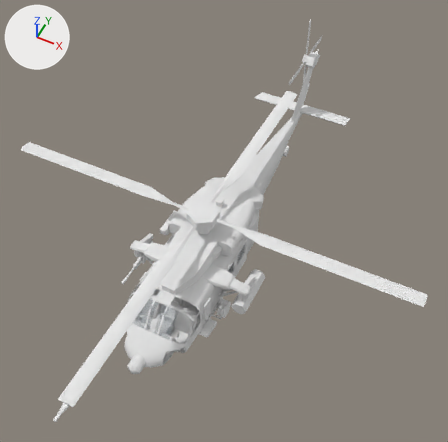
Two versions of the glTF model src/main/resources/combinedassault_packs/combinedassault/assets/combinedassault/models/aircraft/mh60l/mh60l.glb, one commit apart.
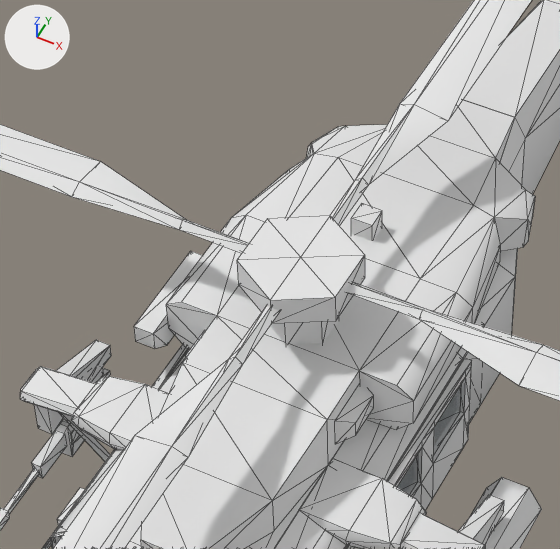
There are two pictures of each version: one whole from a 50 mm lens placed at (7.45, -11.15, 20.44), pointed at (0.14, 3.47, 2.15), one close up on the part from 28% to 60% of the width and 33% to 65% of the height. The lights are fixed; the arrows at upper left show +X, +Y and +Z. The last two pictures show the newer version. The close-ups show mesh edges as thin lines. Objects named as collision shapes, trigger or cutter boxes, shadow casters or lower levels of detail are left out. Where no turn or scale is listed for an object, it has been applied to the vertices.

Names of what the first close-up shows: 'body', 'cabin_door_l', 'rotor' and 2 more.
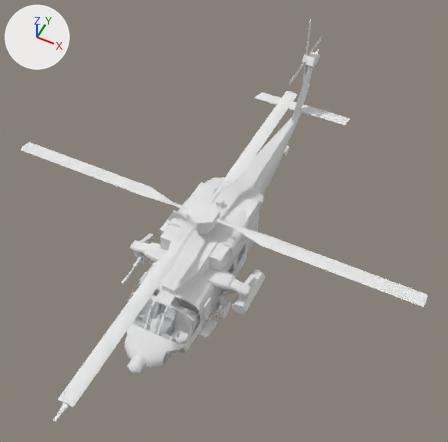
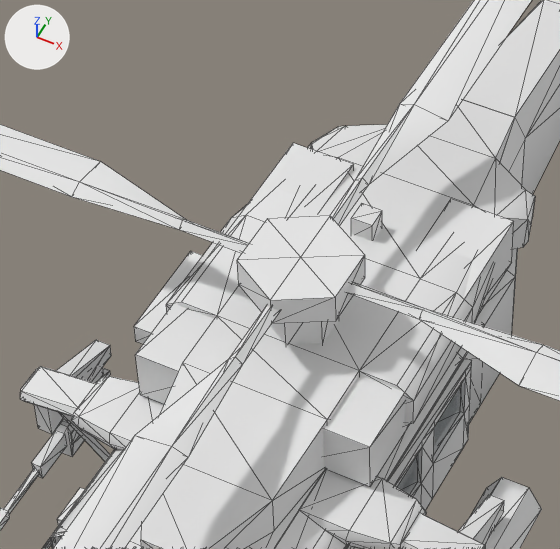
The change, as a diff of the scene's bpy script:
```diff
--- a/src/main/resources/combinedassault_packs/combinedassault/assets/combinedassault/models/aircraft/mh60l/mh60l.glb.py
+++ b/src/main/resources/combinedassault_packs/combinedassault/assets/combinedassault/models/aircraft/mh60l/mh60l.glb.py
@@ me_hit_engine_2 @@
+me_hit_engine_2.from_pydata(...)  # a box spanning x -1.25..-0.55, y 1.0..4.2, z 2.45..3.05
@@ me_hit_engine_1 @@
+me_hit_engine_1.from_pydata(...)  # a box spanning x 0.55..1.25, y 1.0..4.2, z 2.45..3.05
@@ ob_hit_engine_2 @@
+ob_hit_engine_2 = bpy.data.objects.new('hit_engine_2', me_hit_engine_2)
+ob_hit_engine_2.location = (0.0, 0.0, 0.0)
@@ ob_hit_engine_1 @@
+ob_hit_engine_1 = bpy.data.objects.new('hit_engine_1', me_hit_engine_1)
+ob_hit_engine_1.location = (0.0, 0.0, 0.0)
```

Location of each change, [x1, y1, x2, y2] in pixels of the close-ups (560 x 549 px):
'hit_engine_1', added
    after: [323, 199, 514, 486]
'hit_engine_2', added
    after: [135, 143, 354, 404]
